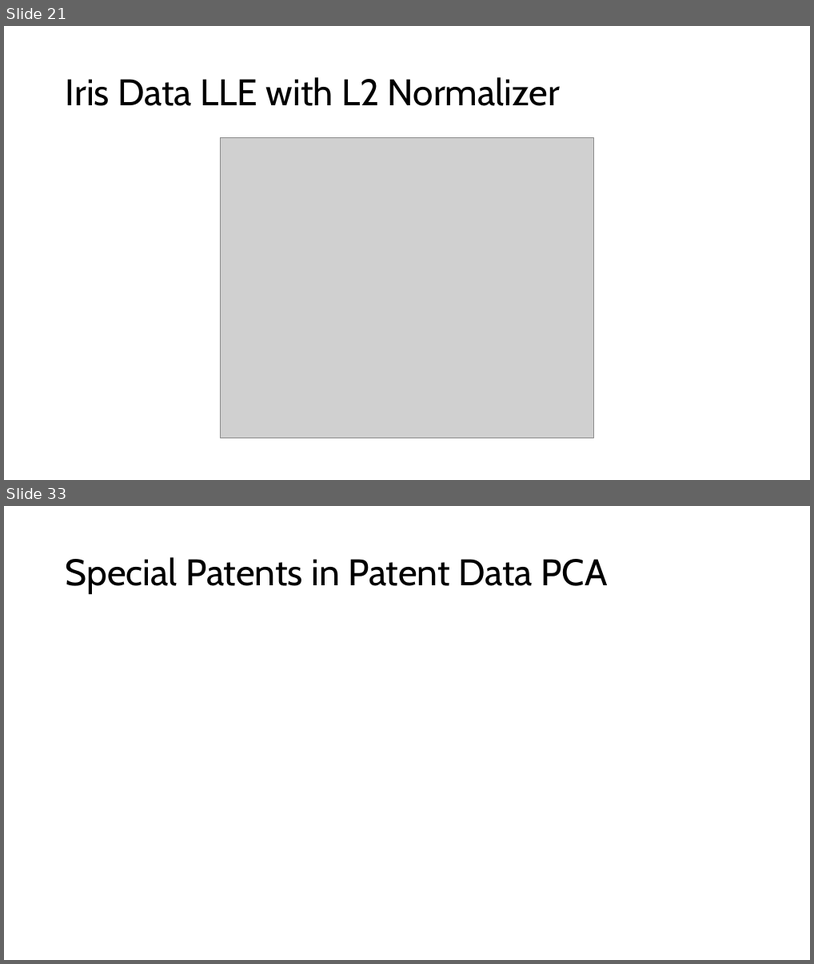
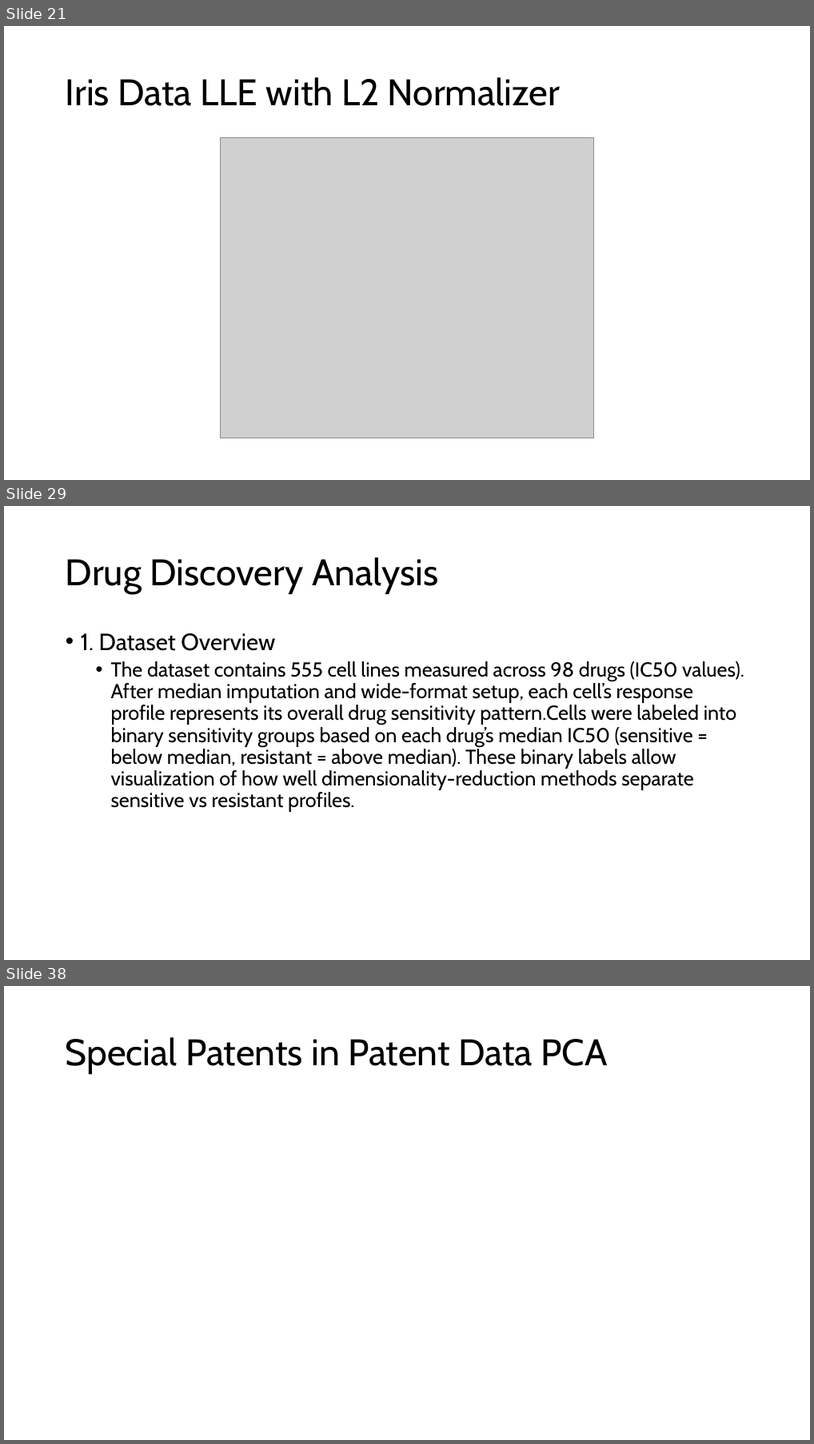
Before and after one commit to Brennan-Chan/Big-Data-Project-1, a slide deck: Deliverables/Big Data Project 1.pptx. Shown one above the other, each under a label of ours: slides 21 and 33 before the commit, slides 21, 29 and 38 after it; the slides between them are not shown. The pictures are 814x964 and 814x1444 pixels, drawn with LibreOffice and Linux fonts; fonts in the diff are those of the drawing; grey boxes stand for pictures. Boxes give left, top, right and bottom in pixels: in the first picture for what was removed or moved away, otherwise in the second. Text is boxed around its words. In the diff, an @@ line names an element or a change of style, - is before the commit and + after.

```diff
--- a/Deliverables/Big Data Project 1.pptx
+++ b/Deliverables/Big Data Project 1.pptx
@@ slide 29 added at <box>4,506,810,960</box>, background #FFFFFF @@
@@ title added at <box>66,557,438,594</box>, 44 pt, text #000000 @@
+Drug Discovery Analysis
@@ text added at <box>81,633,745,812</box>, 24 pt, text #000000 @@
+• 1. Dataset Overview
+  • The dataset contains 555 cell lines measured across 98 drugs (IC50 values). After median imputation and wide-format setup, each cell’s response profile represents its overall drug sensitivity pattern.Cells were labeled into binary sensitivity groups based on each drug’s median IC50 (sensitive = below median, resistant = above median). These binary labels allow visualization of how well dimensionality-reduction methods separate sensitive vs resistant profiles.
@@ what was slide 33 is now slide 38 @@
```
Also in this commit, not shown: 2 slides changed, 14 other slides added, 10 slides removed, 3 other files.
